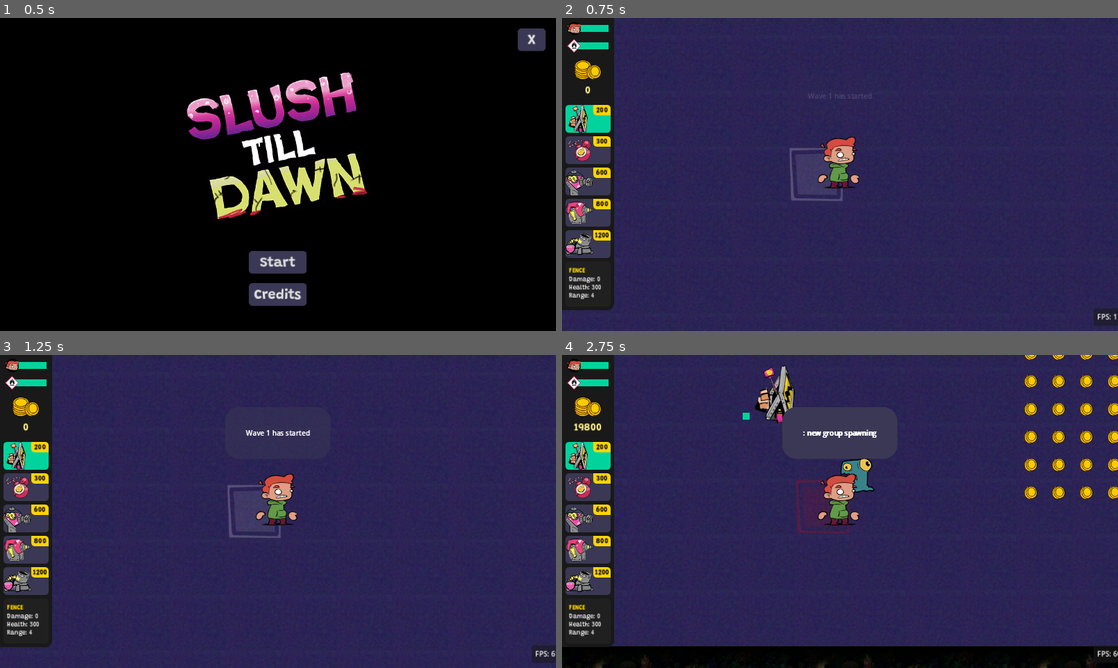
Above: before the commit, frames 1-4 (two rows, left to right).
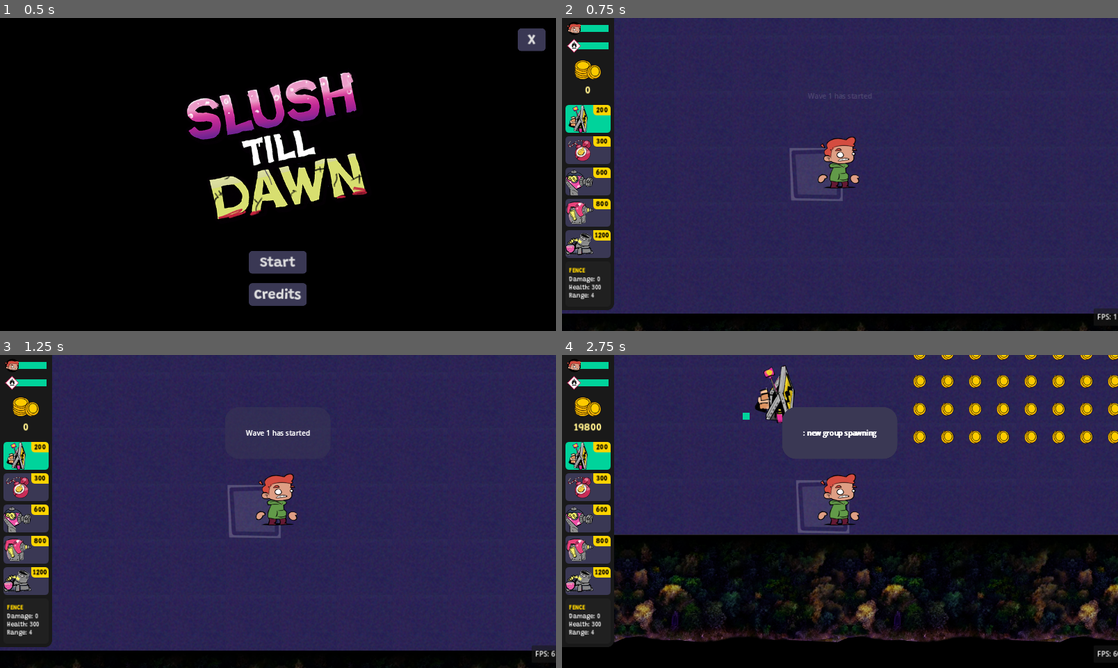
Above: after the commit, the same moments.

Repository: Slushie-Defense/Slushie
Game: Godot game, scene res://UserInterface/SplashScreen/SplashScreen.tscn
Two runs of this game, one before a commit and one after it. Both use one fixed random seed, a clock stepped at 60 frames per second and the inputs below. Sound files missing from this copy of the repository are replaced by a short silence.
Inputs:
- Up to frame 1 (0.5 s): no input
- Up to frame 2 (0.75 s): click "Start" at 0.5 s
- Up to frame 3 (1.25 s): no input
- Up to frame 4 (2.75 s): tap Enter (StartButton) at 1.25 s; hold Right (RightButton) 1.28-2.03 s; hold Space (ActionButton) 1.28-2.03 s; hold Down (DownButton) from 2.03 s (still down); tap Space (ActionButton) at 2.1 s

Frame 1 is identical in both runs. In frame 2, 5.5% of the frame differs, in the area x 0-100%, y 94-100%; in frame 3, 5.5%; in frame 4, 35%, in the area x 4-100%, y 0-100%.

Commit message:
5 Portals

Diff:
--- a/Entities/Managers/WaveManager/EnemySpawnInfo.gd
+++ b/Entities/Managers/WaveManager/EnemySpawnInfo.gd
@@ -3,7 +3,7 @@
 
 @export var enemies: Array[PackedScene]
 @export var type: String
-@export var portals: PackedStringArray = ["TopLanePortal", "BotLanePortal"]
+@export var portals: PackedStringArray = ["TopPortal", "MiddleTopPortal", "MiddlePortal", "MiddleBottomPortal", "BottomPortal"]
 @export var number_to_spawn_at_once = 1
 @export var total_time: float
 @export var number_to_spawn: int
--- a/Levels/Level1.tscn
+++ b/Levels/Level1.tscn
@@ -19,19 +19,19 @@
 script = ExtResource("8_qjyoi")
 enemies = Array[PackedScene]([ExtResource("4_e3ocv")])
 type = ""
-portals = ["TopLanePortal", "BotLanePortal"]
+portals = ["TopPortal", "MiddleTopPortal", "MiddlePortal", "MiddleBottomPortal", "BottomPortal"]
 number_to_spawn_at_once = 1
 total_time = 3.0
-number_to_spawn = 1
+number_to_spawn = 0
 
 [sub_resource type="Resource" id="Resource_2nsys"]
 script = ExtResource("8_qjyoi")
 enemies = Array[PackedScene]([ExtResource("4_e3ocv")])
 type = ""
-portals = ["TopLanePortal", "BotLanePortal"]
+portals = ["TopPortal", "MiddleTopPortal", "MiddlePortal", "MiddleBottomPortal", "BottomPortal"]
 number_to_spawn_at_once = 1
 total_time = 3.0
-number_to_spawn = 6
+number_to_spawn = 0
 
 [sub_resource type="Resource" id="Resource_upjrm"]
 script = ExtResource("9_cbk5y")
@@ -50,22 +50,14 @@
 script = ExtResource("1_g46yp")
 current_wave_manager = NodePath("../WaveManager")
 
-[node name="TopLanePortal" parent="." instance=ExtResource("1_76lsd")]
-position = Vector2(2048, 384)
-script = ExtResource("2_mqamu")
-
-[node name="BotLanePortal" parent="." instance=ExtResource("1_76lsd")]
-position = Vector2(2048, 768)
-script = ExtResource("2_mqamu")
-
 [node name="GroundTexture" parent="." instance=ExtResource("1_xivym")]
 offset_right = 0.0
 offset_bottom = 0.0
 metadata/_edit_use_anchors_ = true
 
 [node name="Container" parent="GroundTexture" index="0"]
-offset_right = 4096.0
-offset_bottom = 1152.0
+offset_right = 3072.0
+offset_bottom = 896.0
 
 [node name="Camera" parent="." instance=ExtResource("1_0xhkv")]
 
@@ -77,14 +69,14 @@
 collision_mask = 0
 
 [node name="CollisionPolygon2D" type="CollisionPolygon2D" parent="StaticBody2D"]
-polygon = PackedVector2Array(-64, -64, 5632, -64, 5632, 1216, -64, 1216, -64, 0, 0, 0, 0, 1152, 5568, 1152, 5568, 0, 0, 0, -64, 0)
+polygon = PackedVector2Array(-64, -64, 5632, -64, 5632, 960, -64, 960, -64, 0, 0, 0, 0, 896, 5568, 896, 5568, 0, 0, 0, -64, 0)
 
 [node name="Polygon2D" type="Polygon2D" parent="StaticBody2D/CollisionPolygon2D"]
 color = Color(1, 0, 1, 0.117647)
 script = ExtResource("4_4bbal")
 
 [node name="GasStation" parent="." instance=ExtResource("5_0xu7d")]
-position = Vector2(440, 576)
+position = Vector2(384, 448)
 
 [node name="TreesTexture2" parent="." instance=ExtResource("7_jvtud")]
 anchors_preset = -1
@@ -99,9 +91,9 @@
 metadata/_edit_use_anchors_ = true
 
 [node name="PanelContainer" parent="TreesTexture2" index="0"]
-offset_top = 108.0
-offset_right = 4224.0
-offset_bottom = 364.0
+offset_top = -148.0
+offset_right = 3200.0
+offset_bottom = 108.0
 
 [node name="TreesTexture3" parent="." instance=ExtResource("7_jvtud")]
 anchors_preset = -1
@@ -128,11 +120,31 @@
 metadata/_edit_use_anchors_ = true
 
 [node name="PanelContainer" parent="TreesTexture" index="0"]
-offset_right = 4288.0
+offset_right = 3264.0
 offset_bottom = 256.0
 
+[node name="TopPortal" parent="." instance=ExtResource("1_76lsd")]
+position = Vector2(3328, 64)
+script = ExtResource("2_mqamu")
+
+[node name="MiddleTopPortal" parent="." instance=ExtResource("1_76lsd")]
+position = Vector2(3392, 256)
+script = ExtResource("2_mqamu")
+
+[node name="MiddlePortal" parent="." instance=ExtResource("1_76lsd")]
+position = Vector2(3456, 448)
+script = ExtResource("2_mqamu")
+
+[node name="MiddleBottomPortal" parent="." instance=ExtResource("1_76lsd")]
+position = Vector2(3392, 640)
+script = ExtResource("2_mqamu")
+
+[node name="BottomPortal" parent="." instance=ExtResource("1_76lsd")]
+position = Vector2(3328, 832)
+script = ExtResource("2_mqamu")
+
 [node name="CoinSpawner" parent="." instance=ExtResource("11_cched")]
-position = Vector2(2560, 576)
+position = Vector2(2304, 448)
 number_of_coins = 64
 
 [editable path="GroundTexture"]
